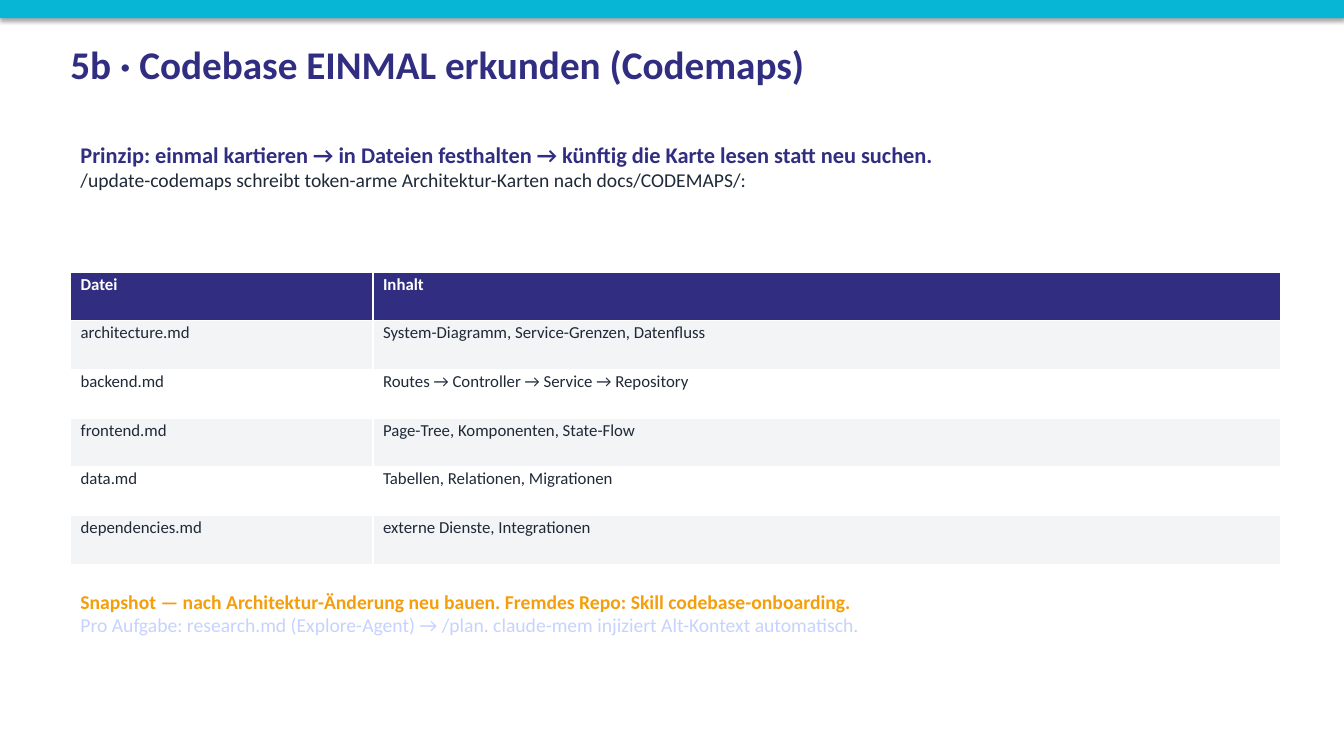
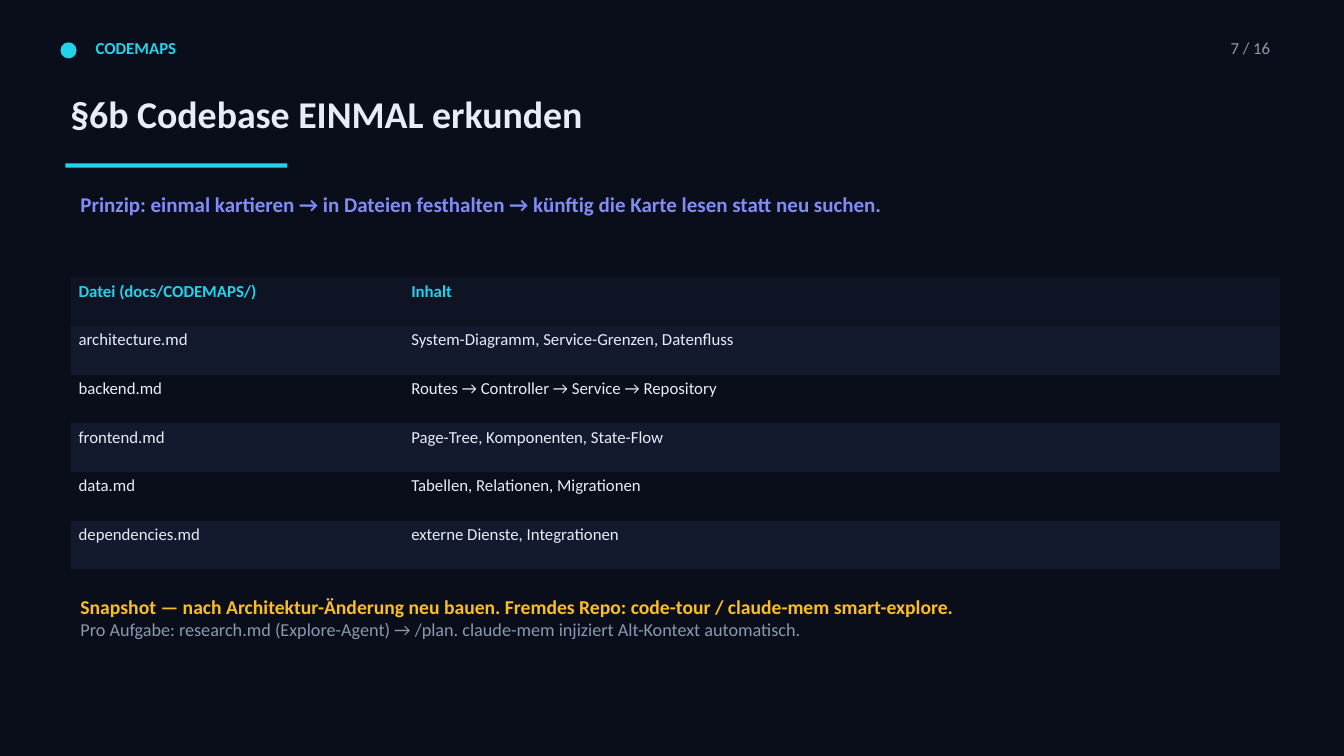
Before and after one commit to Paulee8155/Claude-Code-BestPractice, a slide deck: slide 8 of docs/ECC-Harness-Guide.de.pptx (slide 7 before the commit). Drawn at 1344x756 pixels with LibreOffice and Linux fonts; fonts in the diff are those of the drawing. Boxes give left, top, right and bottom in pixels: in the first picture for what was removed or moved away, otherwise in the second. Text is boxed around its words. In the diff, an @@ line names an element or a change of style, - is before the commit and + after.

```diff
--- a/docs/ECC-Harness-Guide.de.pptx
+++ b/docs/ECC-Harness-Guide.de.pptx
@@ background #FFFFFF to #0A0E1A @@
@@ rectangle removed at <box>0,0,1344,18</box> @@
@@ ellipse added at <box>60,42,77,58</box>, fill #22D3EE @@
@@ text added at <box>96,43,177,54</box>, 12 pt, text #22D3EE, bold @@
+CODEMAPS
@@ text added at <box>1231,42,1270,54</box>, 12 pt, text #8B98B0 @@
+7 / 16
@@ text at <box>70,101,582,130</box>: text changed; size 28 to 27 pt; text colour #312E81 to #E6EDF8 @@
-5b · Codebase EINMAL erkunden (Codemaps)
+§6b Codebase EINMAL erkunden
@@ rectangle added at <box>66,163,287,167</box>, fill #22D3EE @@
@@ text at <box>80,173,746,190</box>: paragraph removed @@
-/update-codemaps schreibt token-arme Architektur-Karten nach docs/CODEMAPS/:
@@ text "Prinzip: einmal kartieren → in ...": place and size @@
-text "Prinzip: einmal kartieren → in ..." at <box>80,147,932,190</box>
+text "Prinzip: einmal kartieren → in ..." at <box>80,197,881,216</box>
@@ text "Prinzip: einmal kartieren → in ..." at <box>80,197,881,216</box>: size 16 to 15 pt, text colour #312E81 to #818CF8 @@
@@ table at <box>71,277,1280,570</box> @@
-row 1, column 1: Datei
+row 1, column 1: Datei (docs/CODEMAPS/)
@@ fill #312E81 to #0E1424 in row 1 @@
@@ fill #F3F4F6 to #141A2E in 6 cells @@
@@ fill #FFFFFF to #0A0E1A in 4 cells @@
@@ text colour #FFFFFF to #22D3EE in "Inhalt" @@
@@ text colour #1F2937 to #E6EDF8 in "architecture.md", "System-Diagramm, Service-Grenzen, Datenfluss", "backend.md", "Routes → Controller → Service → Repository" and 6 more places @@
@@ borders changed @@
@@ table: place and size @@
-table at <box>71,272,1280,565</box>
+table at <box>71,277,1280,570</box>
@@ text at <box>80,598,953,618</box>: text changed; text colour #F59E0B to #FBBF24 @@
-Snapshot — nach Architektur-Änderung neu bauen. Fremdes Repo: Skill codebase-onboarding.
+Snapshot — nach Architektur-Änderung neu bauen. Fremdes Repo: code-tour / claude-mem smart-explore.
@@ text at <box>80,623,800,639</box>: size 14 to 13 pt, text colour #C7D2FE to #8B98B0 in "Pro Aufgabe: research.md (Explore-Agent) → /plan. claude-mem ..." @@
```
Also in this commit, not shown: 12 other slides changed, 4 slides added, 1 slide removed, 5 other files.
